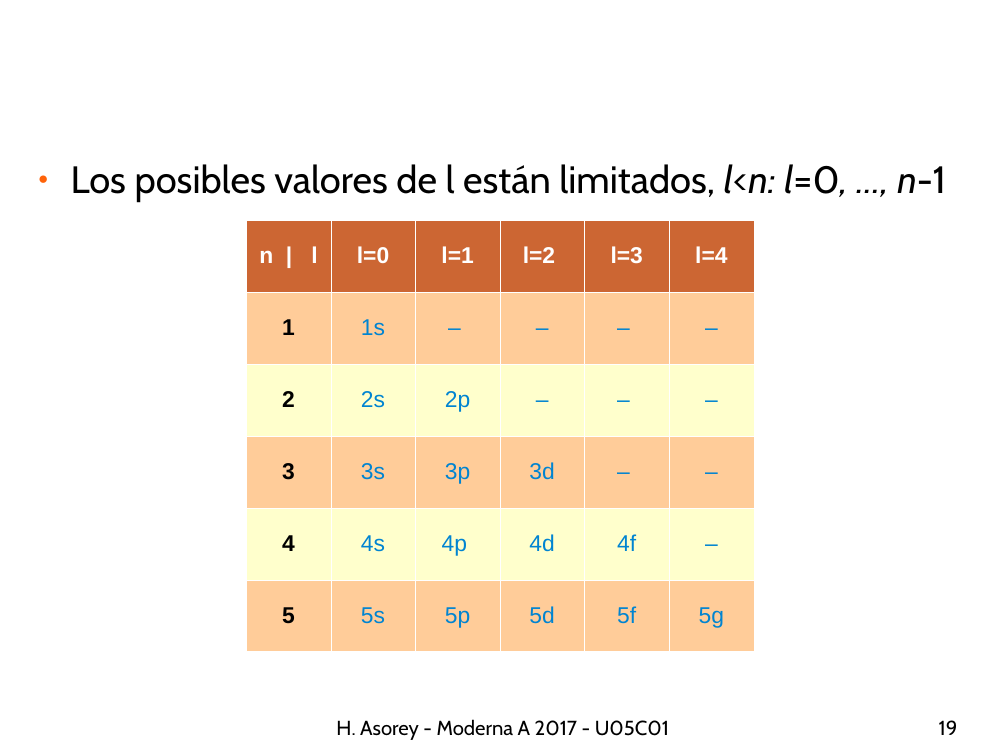
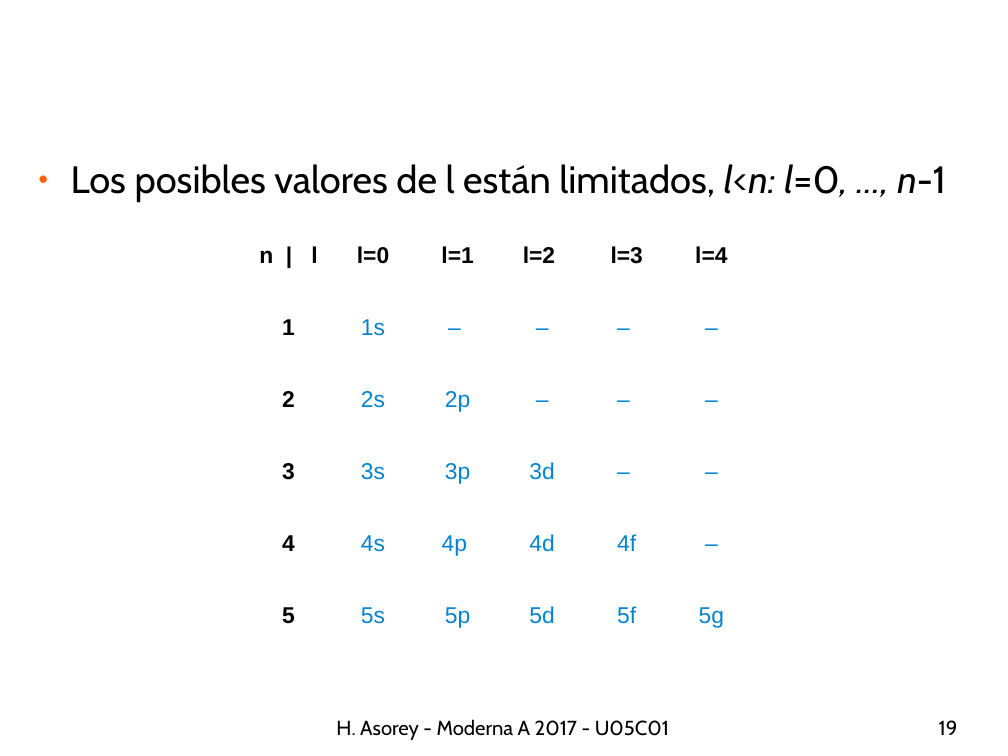
Before and after one commit to asoreyh/unrn-moderna-a, a slide deck: slide 19 of clases/moderna-a-2017-U05C02-0606-hidrogeno-numeros-cuanticos.odp. Drawn at 1008x756 pixels with LibreOffice and Linux fonts; fonts in the diff are those of the drawing; background and template pictures are left out. Boxes give left, top, right and bottom in pixels: in the first picture for what was removed or moved away, otherwise in the second. Text is boxed around its words. In the diff, an @@ line names an element or a change of style, - is before the commit and + after.

```diff
--- a/clases/moderna-a-2017-U05C02-0606-hidrogeno-numeros-cuanticos.odp
+++ b/clases/moderna-a-2017-U05C02-0606-hidrogeno-numeros-cuanticos.odp
@@ table at (x1=246, y1=220, x2=752, y2=651) @@
@@ fill #CC6633 to none in row 1 @@
@@ fill #FFCC99 to none in 18 cells @@
@@ fill #FFFFCC to none in 12 cells @@
@@ text colour #FFFFFF to #000000 in "n | l", "l=0", "l=1", "l=2" and 2 more places @@
@@ borders changed @@
```
Also in this commit, not shown: 2 other slides changed, 7 other files.
